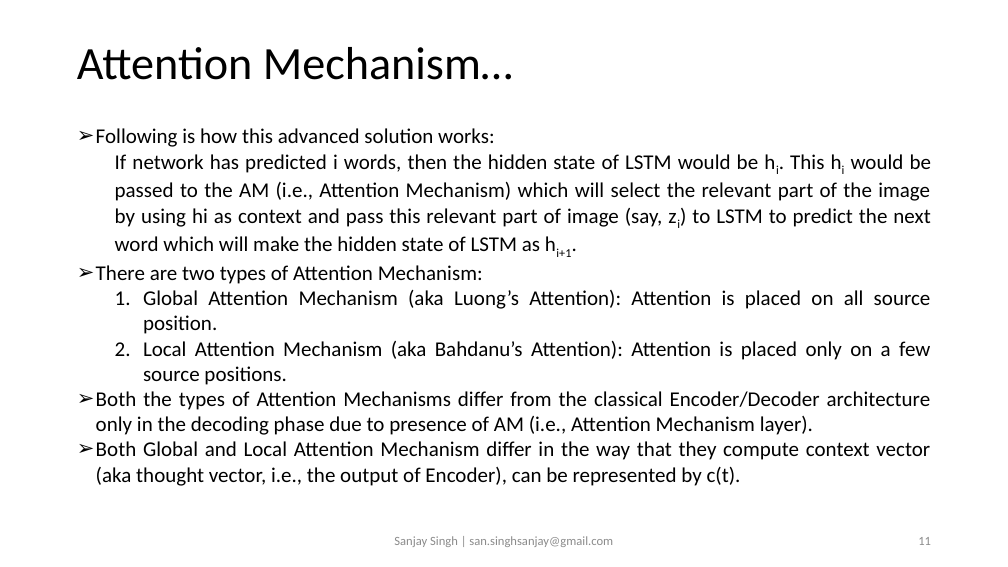
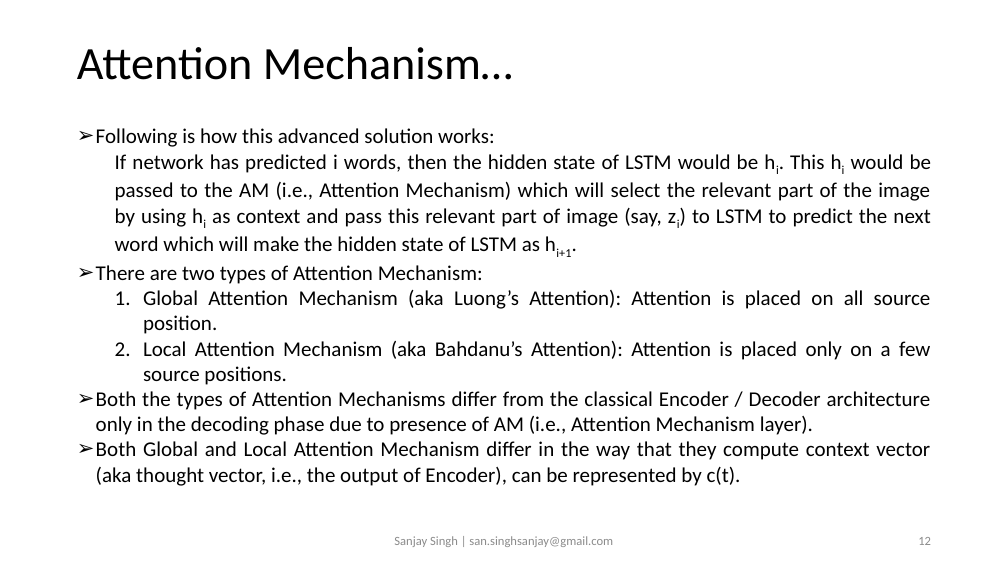
Before and after one commit to sansinghsanjay/Flickr8k_ImageCaptioning_AttentionMechanism, a slide deck: slide 12 of readme.pptx (slide 11 before the commit). Drawn at 1008x567 pixels with LibreOffice and Linux fonts; fonts in the diff are those of the drawing. Boxes give left, top, right and bottom in pixels: in the first picture for what was removed or moved away, otherwise in the second. Text is boxed around its words. In the diff, an @@ line names an element or a change of style, - is before the commit and + after.

```diff
--- a/readme.pptx
+++ b/readme.pptx
@@ text at (115, 154, 931, 257): now subscript in "hi" @@
@@ text at (96, 391, 931, 435): spaces changed @@
-➢ Both the types of Attention Mechanisms differ from the classical Encoder/Decoder architecture only in the decoding phase due to presence of AM (i.e., Attention Mechanism layer).
+➢ Both the types of Attention Mechanisms differ from the classical Encoder / Decoder architecture only in the decoding phase due to presence of AM (i.e., Attention Mechanism layer).
```
Also in this commit, not shown: 10 other slides changed, 19 other files.
